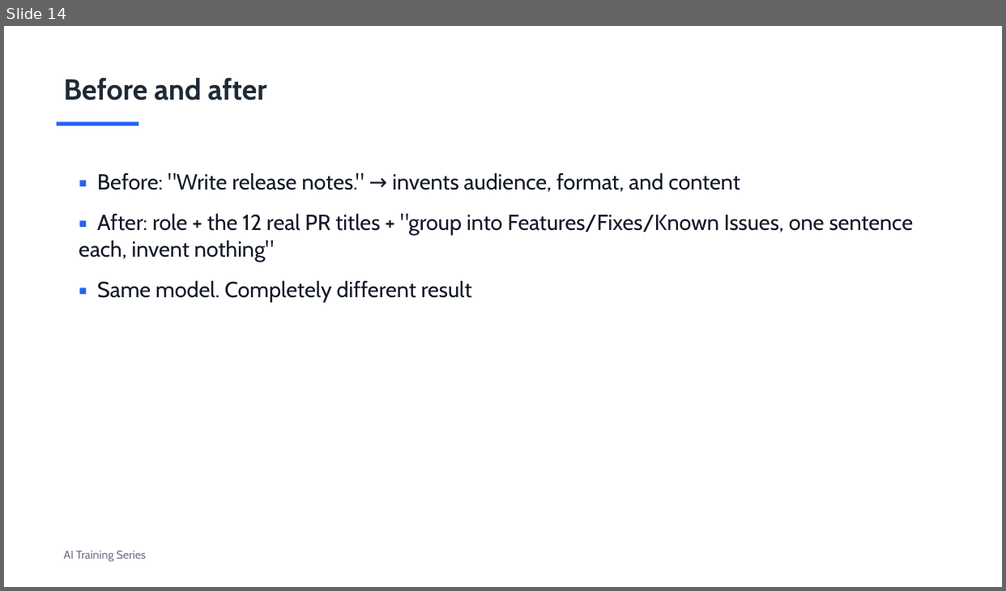
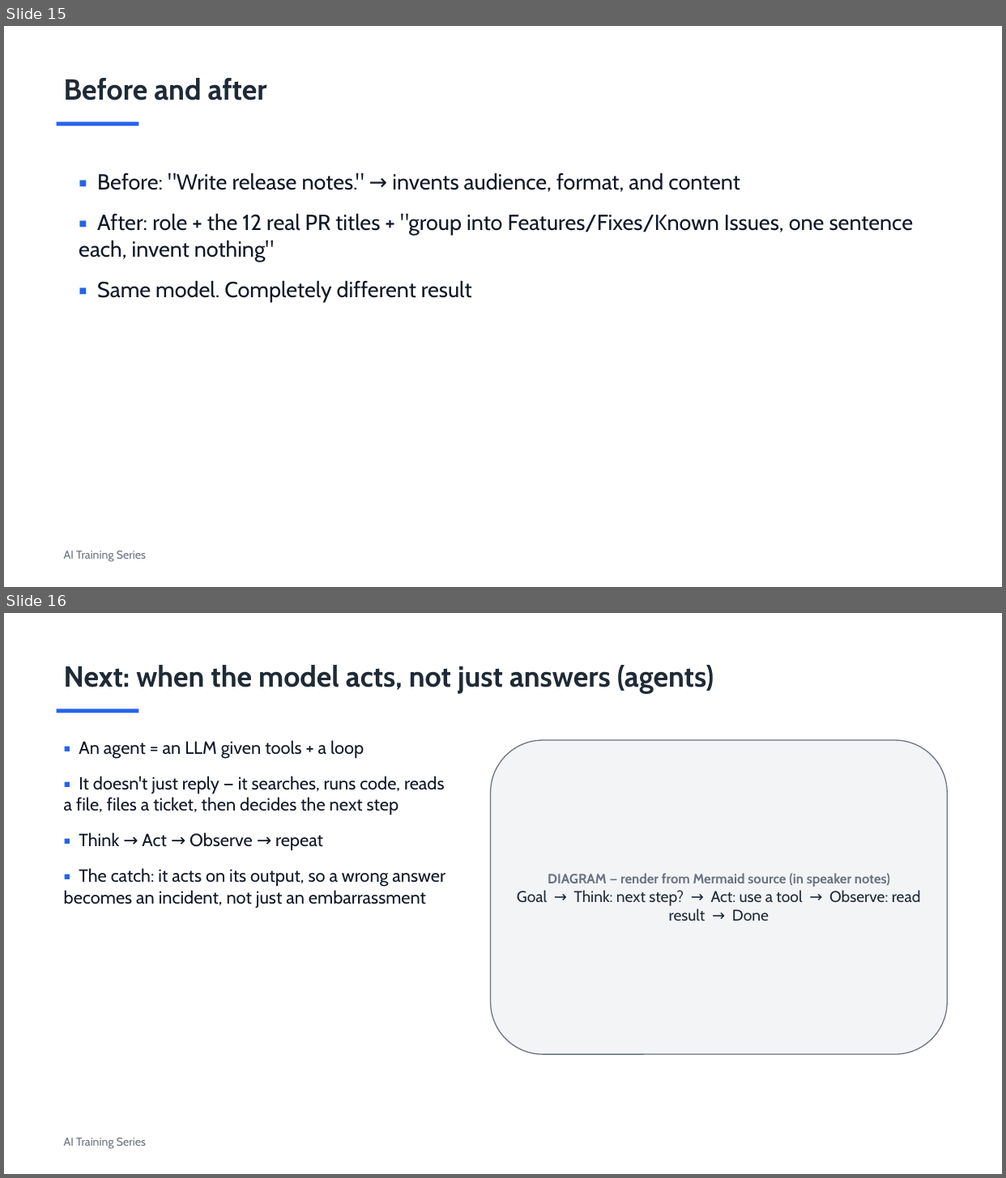
Before and after one commit to revelation-today/hagen-ai-training, a slide deck: training/decks/overview-30min.pptx. Shown one above the other, each under a label of ours: slide 14 before the commit, slides 15 and 16 after it. The pictures are 1006x591 and 1006x1178 pixels, drawn with LibreOffice and Linux fonts; fonts in the diff are those of the drawing. Boxes give left, top, right and bottom in pixels: in the first picture for what was removed or moved away, otherwise in the second. Text is boxed around its words. In the diff, an @@ line names an element or a change of style, - is before the commit and + after.

```diff
--- a/training/decks/overview-30min.pptx
+++ b/training/decks/overview-30min.pptx
@@ slide 16 added at <box>4,613,1002,1174</box>, background #FFFFFF @@
@@ text added at <box>64,665,714,694</box>, 28 pt, text #1F2A37, bold @@
+Next: when the model acts, not just answers (agents)
@@ rectangle added at <box>57,709,138,713</box>, fill #2563EB @@
@@ text added at <box>64,740,445,908</box>, 17 pt, text #111827 @@
+▪ An agent = an LLM given tools + a loop
+▪ It doesn't just reply — it searches, runs code, reads a file, files a ticket, then decides the next step
+▪ Think → Act → Observe → repeat
+▪ The catch: it acts on its output, so a wrong answer becomes an incident, not just an embarrassment
@@ rounded rectangle added at <box>491,740,948,1054</box>, fill #F3F4F6, outline #6B7280 1 pt, 15 pt, text #1F2A37 @@
+DIAGRAM — render from Mermaid source (in speaker notes)
+Goal → Think: next step? → Act: use a tool → Observe: read result → Done
@@ text added at <box>64,1138,146,1148</box>, 11 pt, text #6B7280 @@
+AI Training Series
@@ what was slide 14 is now slide 15 @@
```
Also in this commit, not shown: 2 slides changed, 1 other slide added, 7 other files.
